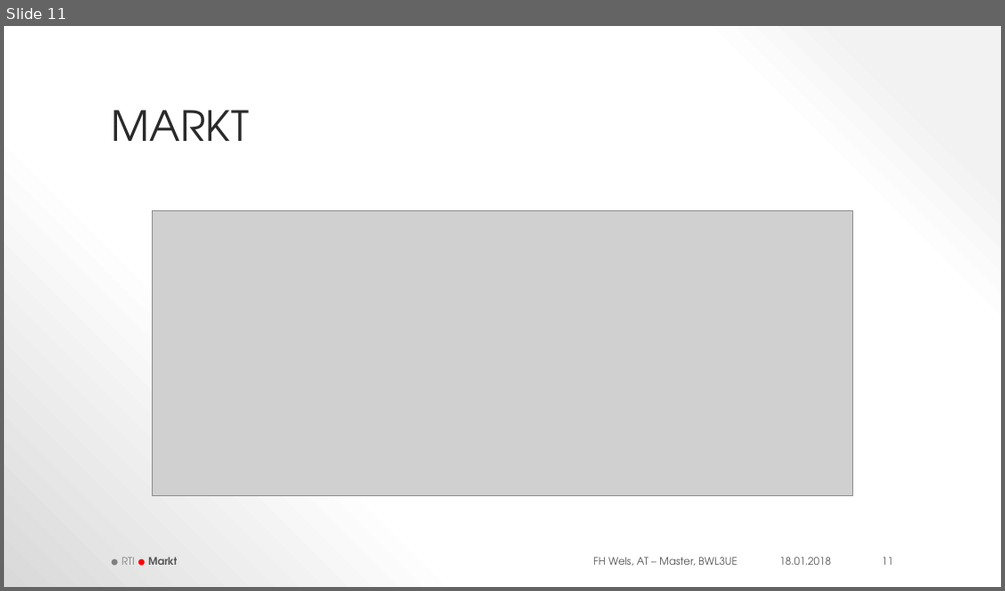
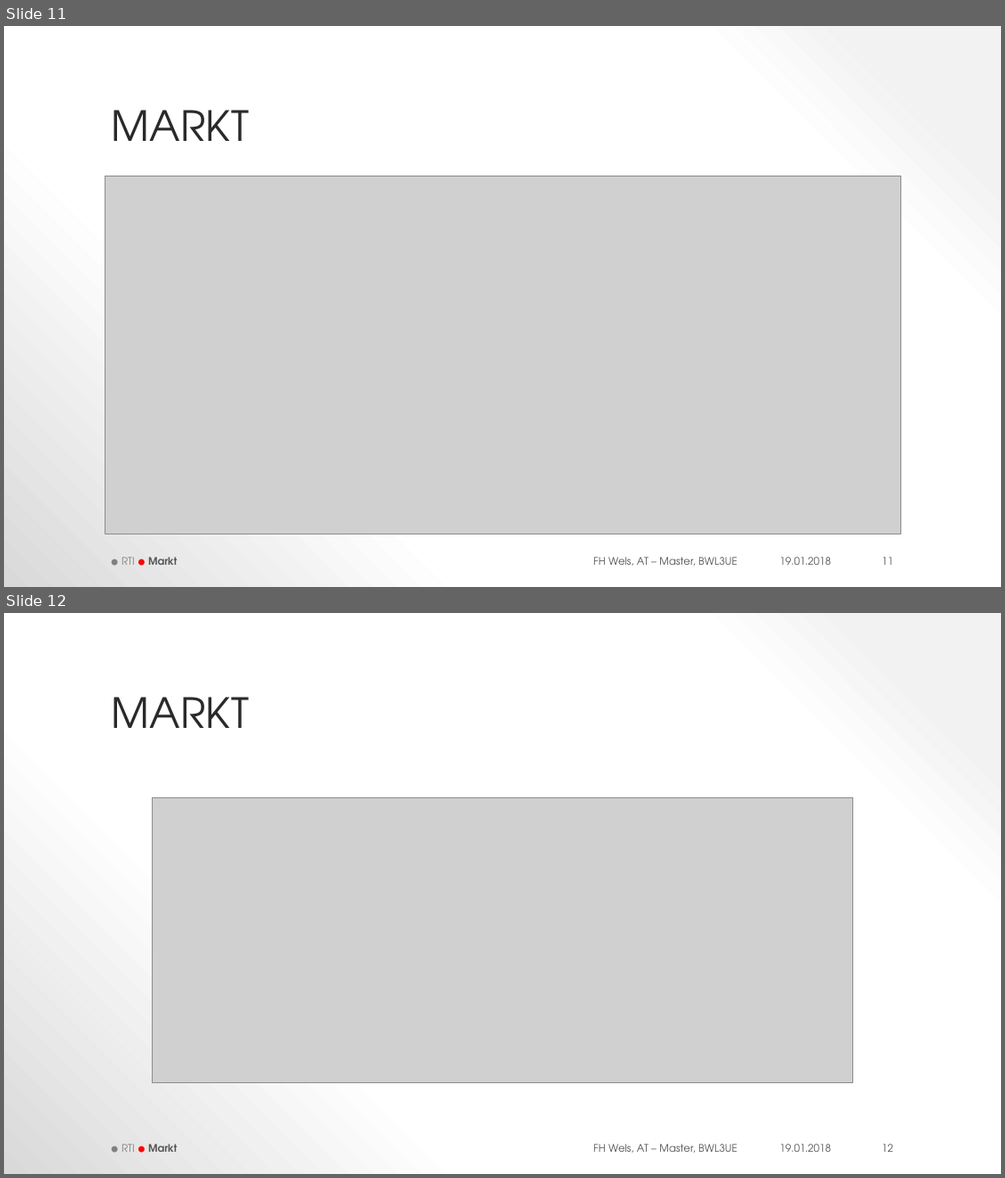
Before and after one commit to thunderbug1/BWL, a slide deck: Präsentation/RTI_Businessplan.pptx. Shown one above the other, each under a label of ours: slide 11 before the commit, slides 11 and 12 after it. The pictures are 1005x591 and 1005x1178 pixels, drawn with LibreOffice and Linux fonts; fonts in the diff are those of the drawing; grey boxes stand for pictures; background and template pictures are left out. Boxes give left, top, right and bottom in pixels: in the first picture for what was removed or moved away, otherwise in the second. Text is boxed around its words. In the diff, an @@ line names an element or a change of style, - is before the commit and + after.

```diff
--- a/Präsentation/RTI_Businessplan.pptx
+++ b/Präsentation/RTI_Businessplan.pptx
@@ slide 12 added at (x1=4, y1=613, x2=1001, y2=1174), background gradient #F2F2F2 to #FFFFFF to #D9D9D9; not listed: 1 template element that a slide beside it also shows @@
@@ title added at (x1=112, y1=697, x2=250, y2=728), 37.8 pt, text #2A2A2A @@
+MARKT
@@ picture added at (x1=152, y1=797, x2=853, y2=1082) @@
@@ text added at (x1=121, y1=1143, x2=177, y2=1151), 9.4 pt, text #545454, bold @@
+● RTI ● Markt
@@ text added at (x1=779, y1=1143, x2=831, y2=1151), 9.4 pt, text #545454 @@
+19.01.2018
@@ page number added at (x1=882, y1=1143, x2=893, y2=1151), 9.4 pt, text #545454 @@
+12
@@ slide 11 changed as well @@
@@ picture resized from (x1=152, y1=210, x2=853, y2=495) to (x1=105, y1=176, x2=901, y2=533) @@
@@ text at (x1=779, y1=556, x2=831, y2=564): text changed @@
-18.01.2018
+19.01.2018
```
Also in this commit, not shown: 26 other slides changed, 3 other files.
